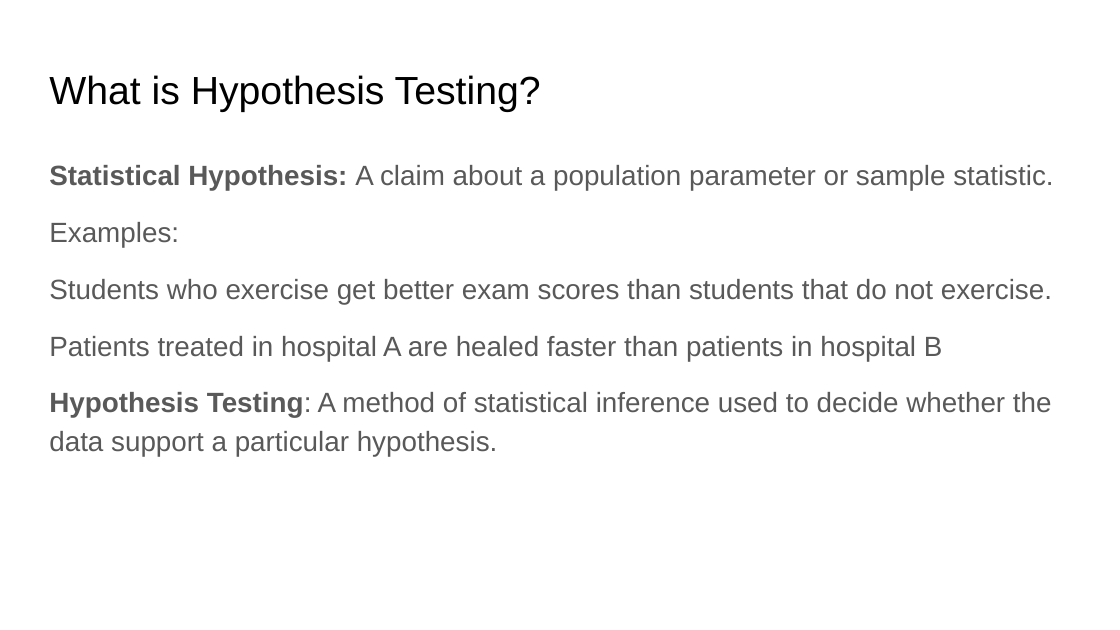
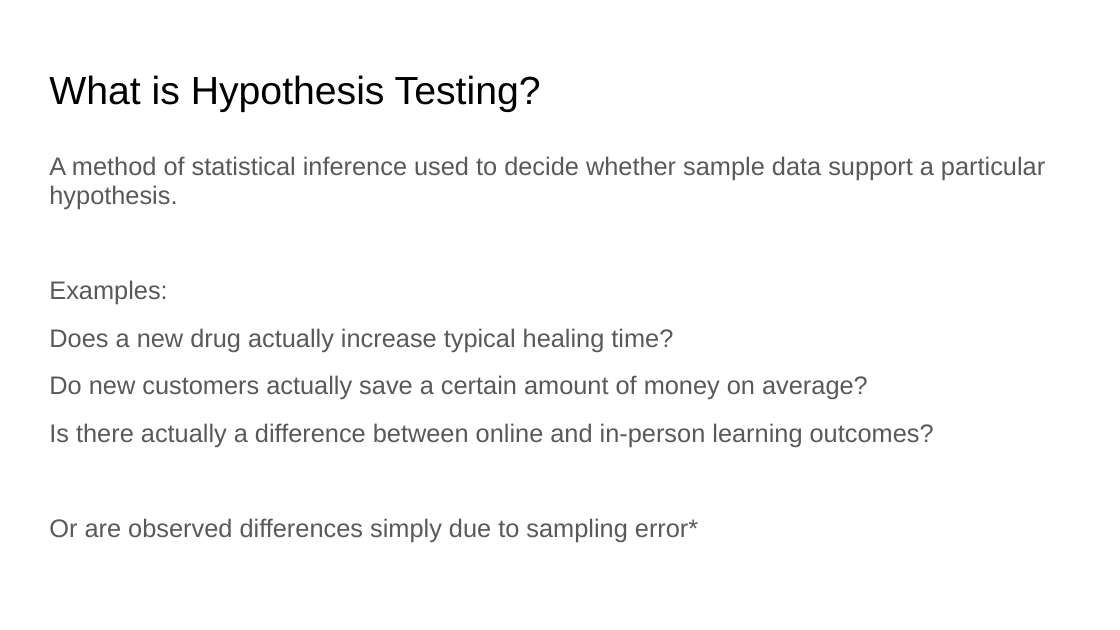
Before and after one commit to rjwrobel86/Python4Statistics, a slide deck: slide 7 of Stuff For Class/Slides/Hypothesis Testing.pptx (slide 2 before the commit). Drawn at 1120x630 pixels with LibreOffice and Linux fonts; fonts in the diff are those of the drawing. Boxes give left, top, right and bottom in pixels: in the first picture for what was removed or moved away, otherwise in the second. Text is boxed around its words. In the diff, an @@ line names an element or a change of style, - is before the commit and + after.

```diff
--- a/Stuff For Class/Slides/Hypothesis Testing.pptx
+++ b/Stuff For Class/Slides/Hypothesis Testing.pptx
@@ text at [49, 156, 1045, 209]: text changed; size 17.9 to 16.3 pt @@
-Statistical Hypothesis: A claim about a population parameter or sample statistic.
+A method of statistical inference used to decide whether sample data support a particular hypothesis.
@@ text at [49, 280, 167, 305]: size 17.9 to 16.3 pt in "Examples:"; line spacing 1.15 to 0.95 @@
@@ text at [49, 328, 934, 542]: text changed; size 17.9 to 16.3 pt @@
-Students who exercise get better exam scores than students that do not exercise.
-Patients treated in hospital A are healed faster than patients in hospital B
-Hypothesis Testing: A method of statistical inference used to decide whether the data support a particular hypothesis.
+Does a new drug actually increase typical healing time?
+Do new customers actually save a certain amount of money on average?
+Is there actually a difference between online and in-person learning outcomes?
+Or are observed differences simply due to sampling error*
```
Also in this commit, not shown: 12 other slides changed, 19 slides added, 11 slides removed, 32 other files.
